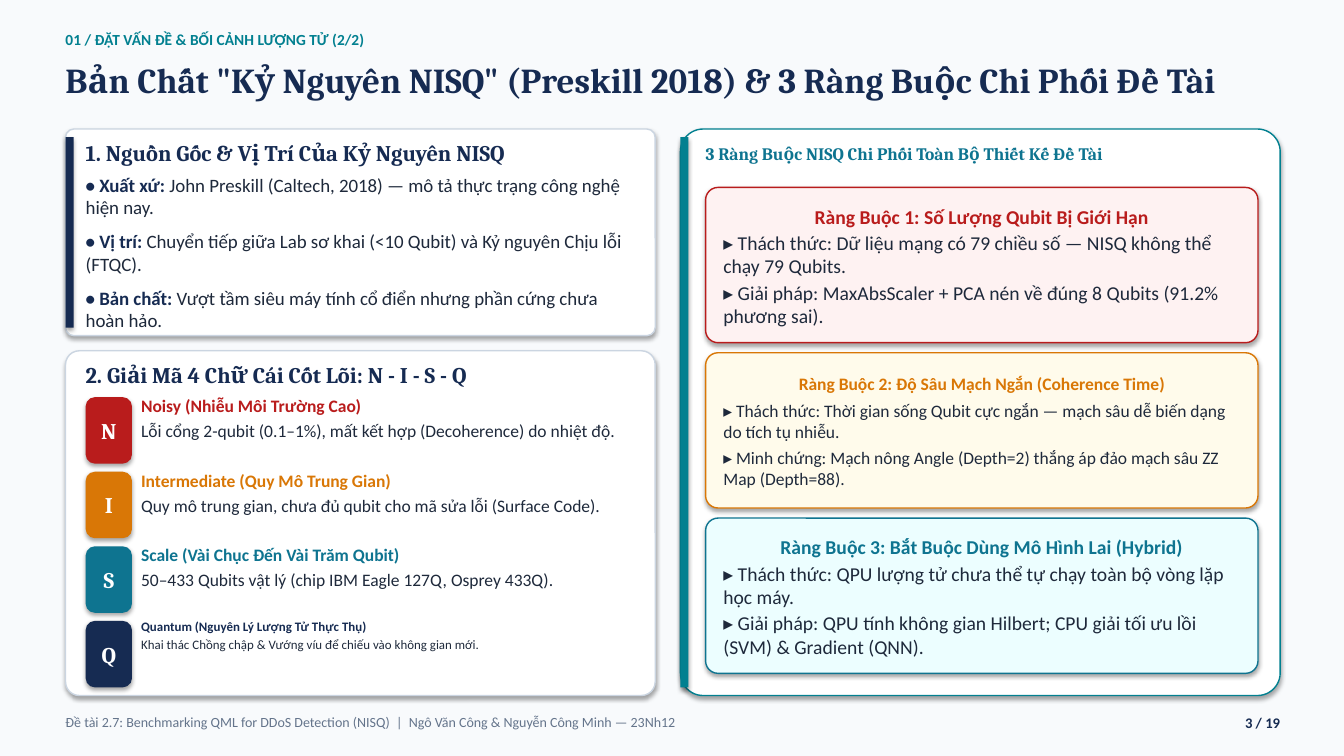
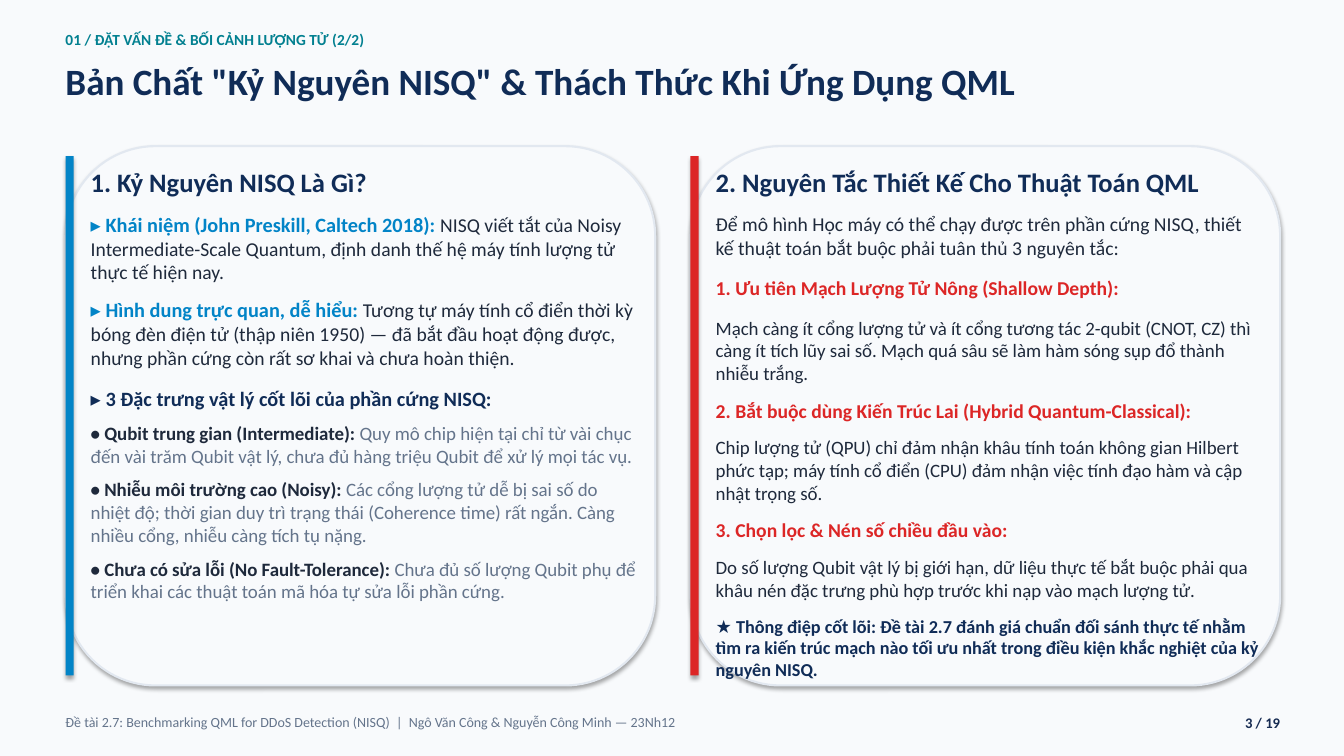
Before and after one commit to vcongggggg/qml-ddos, a slide deck: slide 3 of SLIDE_BAO_CAO_CUOI_KY_MHMM_DeTai_2_7_QML_DDoS_Cong_Minh.pptx. Drawn at 1344x756 pixels with LibreOffice and Linux fonts; fonts in the diff are those of the drawing. Boxes give left, top, right and bottom in pixels: in the first picture for what was removed or moved away, otherwise in the second. Text is boxed around its words. In the diff, an @@ line names an element or a change of style, - is before the commit and + after.

```diff
--- a/SLIDE_BAO_CAO_CUOI_KY_MHMM_DeTai_2_7_QML_DDoS_Cong_Minh.pptx
+++ b/SLIDE_BAO_CAO_CUOI_KY_MHMM_DeTai_2_7_QML_DDoS_Cong_Minh.pptx
@@ text at (65, 64, 1015, 102): text changed; size 25 to 26.5 pt; font Cambria to Calibri; text colour #162B52 to #102C57 @@
-Bản Chất "Kỷ Nguyên NISQ" (Preskill 2018) & 3 Ràng Buộc Chi Phối Đề Tài
+Bản Chất "Kỷ Nguyên NISQ" & Thách Thức Khi Ứng Dụng QML
@@ rounded rectangle: place and size @@
-rounded rectangle at (66, 129, 655, 336)
+rounded rectangle at (66, 146, 655, 686)
@@ rounded rectangle at (66, 146, 655, 686): fill #FFFFFF to #F8FAFC; outline #CBD5E1 1 pt to #E2E8F0 1.5 pt; proportions changed @@
@@ text removed at (86, 145, 504, 166) @@
-1. Nguồn Gốc & Vị Trí Của Kỷ Nguyên NISQ
@@ rounded rectangle: place and size @@
-rounded rectangle at (681, 129, 1280, 696)
+rounded rectangle at (691, 146, 1280, 686)
@@ rounded rectangle at (691, 146, 1280, 686): fill #FFFFFF to #F8FAFC; outline #028090 1 pt to #E2E8F0 1.5 pt; proportions changed @@
@@ text removed at (706, 147, 1103, 164) @@
-3 Ràng Buộc NISQ Chi Phối Toàn Bộ Thiết Kế Đề Tài
@@ rectangle: place and size @@
-rectangle at (66, 137, 74, 328)
+rectangle at (66, 156, 74, 676)
@@ rectangle at (66, 156, 74, 676): fill #162B52 to #0284C7 @@
@@ text removed at (86, 177, 622, 327) @@
-• Xuất xứ: John Preskill (Caltech, 2018) — mô tả thực trạng công nghệ hiện nay.
-• Vị trí: Chuyển tiếp giữa Lab sơ khai (<10 Qubit) và Kỷ nguyên Chịu lỗi (FTQC).
-• Bản chất: Vượt tầm siêu máy tính cổ điển nhưng phần cứng chưa hoàn hảo.
@@ text added at (91, 173, 636, 601), 13.5 pt, text #1E293B @@
+1. Kỷ Nguyên NISQ Là Gì?
+▸ Khái niệm (John Preskill, Caltech 2018): NISQ viết tắt của Noisy Intermediate-Scale Quantum, định danh thế hệ máy tính lượng tử thực tế hiện nay.
+▸ Hình dung trực quan, dễ hiểu: Tương tự máy tính cổ điển thời kỳ bóng đèn điện tử (thập niên 1950) — đã bắt đầu hoạt động được, nhưng phần cứng còn rất sơ khai và chưa hoàn thiện.
+▸ 3 Đặc trưng vật lý cốt lõi của phần cứng NISQ:
+• Qubit trung gian (Intermediate): Quy mô chip hiện tại chỉ từ vài chục đến vài trăm Qubit vật lý, chưa đủ hàng triệu Qubit để xử lý mọi tác vụ.
+• Nhiễu môi trường cao (Noisy): Các cổng lượng tử dễ bị sai số do nhiệt độ; thời gian duy trì trạng thái (Coherence time) rất ngắn. Càng nhiều cổng, nhiễu càng tích tụ nặng.
+• Chưa có sửa lỗi (No Fault-Tolerance): Chưa đủ số lượng Qubit phụ để triển khai các thuật toán mã hóa tự sửa lỗi phần cứng.
@@ rectangle: place and size @@
-rectangle at (681, 137, 689, 688)
+rectangle at (691, 156, 699, 676)
@@ rectangle at (691, 156, 699, 676): fill #028090 to #DC2626 @@
@@ text added at (716, 171, 1258, 681), 13.5 pt, text #1E293B @@
+2. Nguyên Tắc Thiết Kế Cho Thuật Toán QML
+Để mô hình Học máy có thể chạy được trên phần cứng NISQ, thiết kế thuật toán bắt buộc phải tuân thủ 3 nguyên tắc:
+1. Ưu tiên Mạch Lượng Tử Nông (Shallow Depth):
+Mạch càng ít cổng lượng tử và ít cổng tương tác 2-qubit (CNOT, CZ) thì càng ít tích lũy sai số. Mạch quá sâu sẽ làm hàm sóng sụp đổ thành nhiễu trắng.
+2. Bắt buộc dùng Kiến Trúc Lai (Hybrid Quantum-Classical):
+Chip lượng tử (QPU) chỉ đảm nhận khâu tính toán không gian Hilbert phức tạp; máy tính cổ điển (CPU) đảm nhận việc tính đạo hàm và cập nhật trọng số.
+3. Chọn lọc & Nén số chiều đầu vào:
+Do số lượng Qubit vật lý bị giới hạn, dữ liệu thực tế bắt buộc phải qua khâu nén đặc trưng phù hợp trước khi nạp vào mạch lượng tử.
+★ Thông điệp cốt lõi: Đề tài 2.7 đánh giá chuẩn đối sánh thực tế nhằm tìm ra kiến trúc mạch nào tối ưu nhất trong điều kiện khắc nghiệt của kỷ nguyên NISQ.
@@ rounded rectangle removed at (706, 188, 1258, 343) @@
-Ràng Buộc 1: Số Lượng Qubit Bị Giới Hạn
-▸ Thách thức: Dữ liệu mạng có 79 chiều số — NISQ không thể chạy 79 Qubits.
-▸ Giải pháp: MaxAbsScaler + PCA nén về đúng 8 Qubits (91.2% phương sai).
@@ rounded rectangle removed at (66, 351, 655, 696) @@
@@ rounded rectangle removed at (706, 353, 1258, 508) @@
-Ràng Buộc 2: Độ Sâu Mạch Ngắn (Coherence Time)
-▸ Thách thức: Thời gian sống Qubit cực ngắn — mạch sâu dễ biến dạng do tích tụ nhiễu.
-▸ Minh chứng: Mạch nông Angle (Depth=2) thắng áp đảo mạch sâu ZZ Map (Depth=88).
@@ text removed at (86, 367, 466, 387) @@
-2. Giải Mã 4 Chữ Cái Cốt Lõi: N - I - S - Q
@@ rounded rectangle removed at (86, 397, 132, 464) @@
-N
@@ text removed at (141, 398, 614, 440) @@
-Noisy (Nhiễu Môi Trường Cao)
-Lỗi cổng 2-qubit (0.1–1%), mất kết hợp (Decoherence) do nhiệt độ.
@@ rounded rectangle removed at (86, 472, 132, 538) @@
-I
@@ text removed at (141, 474, 600, 515) @@
-Intermediate (Quy Mô Trung Gian)
-Quy mô trung gian, chưa đủ qubit cho mã sửa lỗi (Surface Code).
@@ rounded rectangle removed at (706, 518, 1258, 674) @@
-Ràng Buộc 3: Bắt Buộc Dùng Mô Hình Lai (Hybrid)
-▸ Thách thức: QPU lượng tử chưa thể tự chạy toàn bộ vòng lặp học máy.
-▸ Giải pháp: QPU tính không gian Hilbert; CPU giải tối ưu lồi (SVM) & Gradient (QNN).
@@ rounded rectangle removed at (86, 546, 132, 613) @@
-S
@@ text removed at (141, 547, 553, 589) @@
-Scale (Vài Chục Đến Vài Trăm Qubit)
-50–433 Qubits vật lý (chip IBM Eagle 127Q, Osprey 433Q).
@@ rounded rectangle removed at (86, 621, 132, 688) @@
-Q
@@ text removed at (141, 621, 479, 652) @@
-Quantum (Nguyên Lý Lượng Tử Thực Thụ)
-Khai thác Chồng chập & Vướng víu để chiếu vào không gian mới.
```
Also in this commit, not shown: 1 other slide changed, 1 other file.
